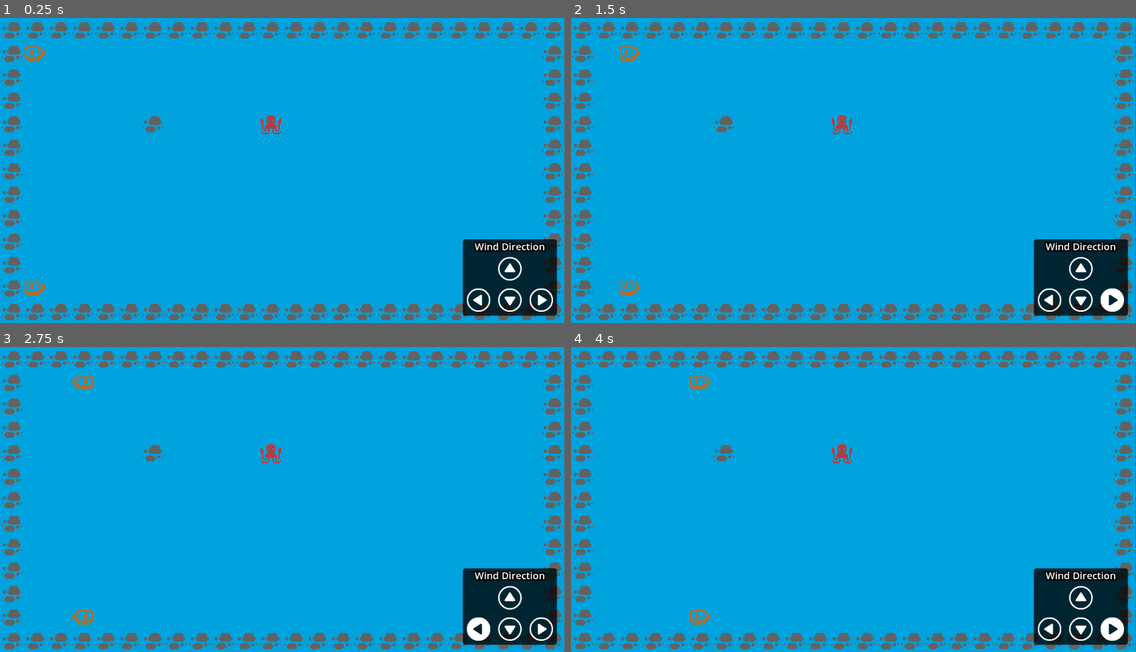
Above: before the commit, frames 1-4 (two rows, left to right).
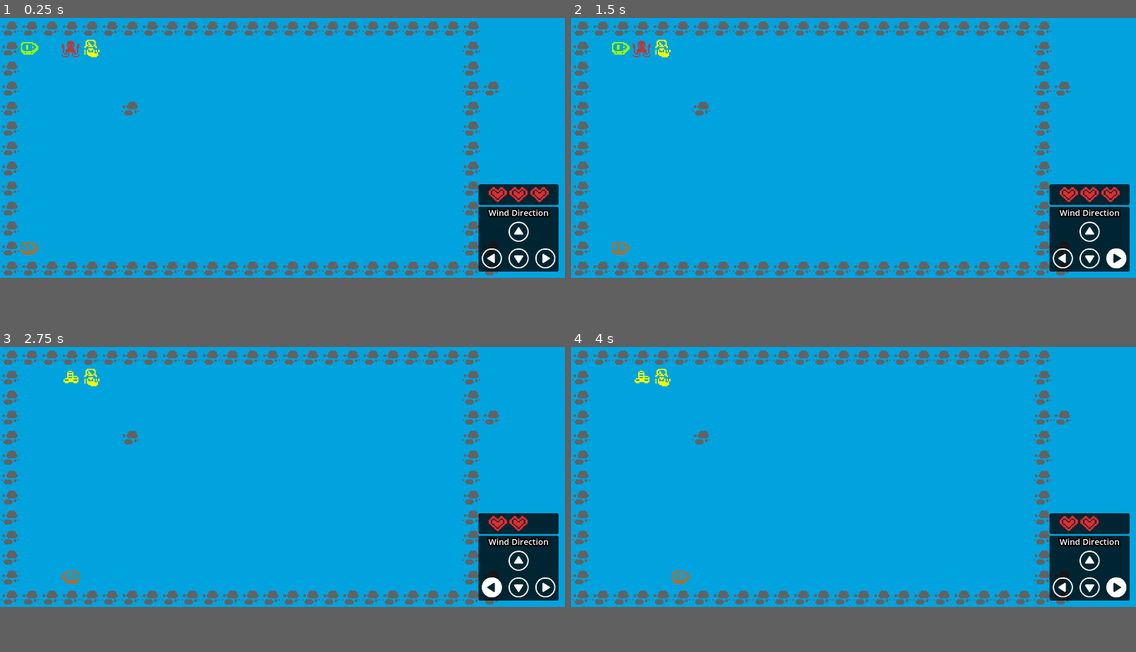
Above: after the commit, the same moments.

Repository: Tmat12/Mini-Jam-155
Game: Godot game, scene res://Scenes/Game.tscn
Two runs of this game, one before a commit and one after it. Both use one fixed random seed, a clock stepped at 60 frames per second and the inputs below.
Inputs (mouse positions are in pixels of both pictures, inside the frame that each line leads up to):
- Up to frame 1 (0.25 s): no input
- Up to frame 2 (1.5 s): tap Enter at 0.5 s; move the mouse to (977, 155) at 0.52 s; hold Right (ui_right) from 0.53 s (still down); click (977, 155) at 0.6 s; tap Space (Jump) at 0.77, 1.25 s; move the mouse to (740, 185) at 1.27 s; click (740, 185) at 1.35 s
- Up to frame 3 (2.75 s): tap Space (Jump) at 1.52 s; move the mouse to (339, 432) at 2.02 s; release Right (ui_right) at 2.03 s; hold Left (ui_left) from 2.03 s (still down); click (339, 432) at 2.1 s
- Up to frame 4 (4 s): tap Enter at 2.75 s; move the mouse to (825, 560) at 2.77 s; release Left (ui_left) at 2.78 s; hold Right (ui_right) from 2.78 s (still down); click (825, 560) at 2.85 s; tap Space (Jump) at 3.02, 3.5, 3.77 s; move the mouse to (1023, 545) at 3.52 s; click (1023, 545) at 3.6 s
In our replay, the window is 799x433 before the commit and 800x369 after it. These sizes can differ from the game's own. Grey fills any space a smaller window leaves; there, only what the larger window draws over its background counts as a difference.

The runs differ from the first frame. In frame 1, 17% of the frame differs, in the area x 0-100%, y 1-100%; in frame 2, 17%; in frame 3, 17%; in frame 4, 17%.

Commit message:
Obstacles disappear when a ship hits them. Added Mermaids and Deliveries. Ships drop deliveries when hitting obstacles. Added health. Mermaids heal you by 1 when hit.

Diff:
--- a/Scenes/Game.tscn
+++ b/Scenes/Game.tscn
@@ -10,9 +10,11 @@
 [ext_resource type="Texture2D" uid="uid://bu1bx6xxhhmxs" path="res://Sprites/switch_up.png" id="7_x8g40"]
 [ext_resource type="Texture2D" uid="uid://cbmgvt5hleepi" path="res://Sprites/switch_left.png" id="8_2065r"]
 [ext_resource type="Texture2D" uid="uid://ts26bm0pt141" path="res://Sprites/switch_right.png" id="9_fh76d"]
+[ext_resource type="Texture2D" uid="uid://pglst2ngg34l" path="res://Sprites/heart3.png" id="10_ou3t4"]
 [ext_resource type="PackedScene" uid="uid://b8lkcdnj1blpi" path="res://Scenes/boat.tscn" id="11_n34qi"]
 [ext_resource type="PackedScene" uid="uid://dbvag52ypk4c4" path="res://Scenes/rock.tscn" id="12_4tsfg"]
 [ext_resource type="Script" path="res://scripts/Obstacle.gd" id="13_yj0rb"]
+[ext_resource type="PackedScene" uid="uid://bk81ivt51fsy2" path="res://Scenes/pickupable.tscn" id="15_4vkld"]
 
 [sub_resource type="StyleBoxFlat" id="StyleBoxFlat_fwnn3"]
 bg_color = Color(0, 0, 0, 0.772549)
@@ -2857,7 +2859,7 @@
 10:19/0/physics_layer_0/linear_velocity = Vector2(0, 0)
 10:19/0/physics_layer_0/angular_velocity = 0.0
 11:19/0 = 0
-11:19/0/modulate = Color(0.631373, 0.415686, 0.239216, 1)
+11:19/0/modulate = Color(0.615686, 1, 0, 1)
 11:19/0/physics_layer_0/linear_velocity = Vector2(0, 0)
 11:19/0/physics_layer_0/angular_velocity = 0.0
 12:19/0 = 0
@@ -3273,14 +3275,15 @@
 [sub_resource type="RectangleShape2D" id="RectangleShape2D_81egp"]
 size = Vector2(14, 13)
 
-[node name="Game" type="Node2D" node_paths=PackedStringArray("down_img", "up_img", "left_img", "right_img")]
+[node name="Game" type="Node2D" node_paths=PackedStringArray("down_img", "up_img", "left_img", "right_img", "health_textures")]
 script = ExtResource("1_wqkxv")
-down_img = NodePath("CanvasLayer/Control/MarginContainer/VBoxContainer/HBoxContainer2/Down")
-up_img = NodePath("CanvasLayer/Control/MarginContainer/VBoxContainer/HBoxContainer/Up")
-left_img = NodePath("CanvasLayer/Control/MarginContainer/VBoxContainer/HBoxContainer2/Left")
-right_img = NodePath("CanvasLayer/Control/MarginContainer/VBoxContainer/HBoxContainer2/Right")
+down_img = NodePath("CanvasLayer/Control/VBoxContainer/MarginContainer/VBoxContainer/HBoxContainer2/Down")
+up_img = NodePath("CanvasLayer/Control/VBoxContainer/MarginContainer/VBoxContainer/HBoxContainer/Up")
+left_img = NodePath("CanvasLayer/Control/VBoxContainer/MarginContainer/VBoxContainer/HBoxContainer2/Left")
+right_img = NodePath("CanvasLayer/Control/VBoxContainer/MarginContainer/VBoxContainer/HBoxContainer2/Right")
 outline_textures = Array[Texture2D]([ExtResource("3_0srqv"), ExtResource("1_y2and"), ExtResource("2_in5os"), ExtResource("4_bjow6")])
 filled_textures = Array[Texture2D]([ExtResource("6_i7nuc"), ExtResource("7_x8g40"), ExtResource("8_2065r"), ExtResource("9_fh76d")])
+health_textures = [NodePath("CanvasLayer/Control/VBoxContainer/MarginContainer2/CenterContainer/HBoxContainer2/Heart1"), NodePath("CanvasLayer/Control/VBoxContainer/MarginContainer2/CenterContainer/HBoxContainer2/Heart2"), NodePath("CanvasLayer/Control/VBoxContainer/MarginContainer2/CenterContainer/HBoxContainer2/Heart3")]
 
 [node name="CanvasLayer" type="CanvasLayer" parent="."]
 
@@ -3292,7 +3295,7 @@
 grow_horizontal = 2
 grow_vertical = 2
 
-[node name="MarginContainer" type="MarginContainer" parent="CanvasLayer/Control"]
+[node name="VBoxContainer" type="VBoxContainer" parent="CanvasLayer/Control"]
 layout_mode = 1
 anchors_preset = 3
 anchor_left = 1.0
@@ -3303,18 +3306,59 @@
 offset_top = -40.0
 grow_horizontal = 0
 grow_vertical = 0
+
+[node name="MarginContainer2" type="MarginContainer" parent="CanvasLayer/Control/VBoxContainer"]
+layout_mode = 2
+theme_override_constants/margin_right = 15
+
+[node name="Panel" type="Panel" parent="CanvasLayer/Control/VBoxContainer/MarginContainer2"]
+custom_minimum_size = Vector2(100, 50)
+layout_mode = 2
+theme_override_styles/panel = SubResource("StyleBoxFlat_fwnn3")
+
+[node name="CenterContainer" type="CenterContainer" parent="CanvasLayer/Control/VBoxContainer/MarginContainer2"]
+layout_mode = 2
+
+[node name="HBoxContainer2" type="HBoxContainer" parent="CanvasLayer/Control/VBoxContainer/MarginContainer2/CenterContainer"]
+custom_minimum_size = Vector2(150, 50)
+layout_mode = 2
+theme_override_constants/separation = 0
+
+[node name="Heart1" type="TextureRect" parent="CanvasLayer/Control/VBoxContainer/MarginContainer2/CenterContainer/HBoxContainer2"]
+modulate = Color(0.921569, 0.176471, 0.188235, 1)
+layout_mode = 2
+texture = ExtResource("10_ou3t4")
+expand_mode = 2
+stretch_mode = 5
+
+[node name="Heart2" type="TextureRect" parent="CanvasLayer/Control/VBoxContainer/MarginContainer2/CenterContainer/HBoxContainer2"]
+modulate = Color(0.921569, 0.176471, 0.188235, 1)
+layout_mode = 2
+texture = ExtResource("10_ou3t4")
+expand_mode = 2
+stretch_mode = 5
+
+[node name="Heart3" type="TextureRect" parent="CanvasLayer/Control/VBoxContainer/MarginContainer2/CenterContainer/HBoxContainer2"]
+modulate = Color(0.921569, 0.176471, 0.188235, 1)
+layout_mode = 2
+texture = ExtResource("10_ou3t4")
+expand_mode = 2
+stretch_mode = 5
+
+[node name="MarginContainer" type="MarginContainer" parent="CanvasLayer/Control/VBoxContainer"]
+layout_mode = 2
 theme_override_constants/margin_right = 15
 theme_override_constants/margin_bottom = 15
 
-[node name="Panel" type="Panel" parent="CanvasLayer/Control/MarginContainer"]
+[node name="Panel" type="Panel" parent="CanvasLayer/Control/VBoxContainer/MarginContainer"]
 layout_mode = 2
 theme_override_styles/panel = SubResource("StyleBoxFlat_fwnn3")
 
-[node name="VBoxContainer" type="VBoxContainer" parent="CanvasLayer/Control/MarginContainer"]
+[node name="VBoxContainer" type="VBoxContainer" parent="CanvasLayer/Control/VBoxContainer/MarginContainer"]
 layout_mode = 2
 theme_override_constants/separation = 0
 
-[node name="Label" type="Label" parent="CanvasLayer/Control/MarginContainer/VBoxContainer"]
+[node name="Label" type="Label" parent="CanvasLayer/Control/VBoxContainer/MarginContainer/VBoxContainer"]
 layout_mode = 2
 theme_override_colors/font_outline_color = Color(0, 0, 0, 1)
 theme_override_constants/outline_size = 13
@@ -3323,28 +3367,28 @@
 horizontal_alignment = 1
 vertical_alignment = 1
 
-[node name="HBoxContainer" type="HBoxContainer" parent="CanvasLayer/Control/MarginContainer/VBoxContainer"]
+[node name="HBoxContainer" type="HBoxContainer" parent="CanvasLayer/Control/VBoxContainer/MarginContainer/VBoxContainer"]
 layout_mode = 2
 
-[node name="Up" type="TextureRect" parent="CanvasLayer/Control/MarginContainer/VBoxContainer/HBoxContainer"]
+[node name="Up" type="TextureRect" parent="CanvasLayer/Control/VBoxContainer/MarginContainer/VBoxContainer/HBoxContainer"]
 layout_mode = 2
 size_flags_horizontal = 3
 texture = ExtResource("1_y2and")
 stretch_mode = 5
 
-[node name="HBoxContainer2" type="HBoxContainer" parent="CanvasLayer/Control/MarginContainer/VBoxContainer"]
+[node name="HBoxContainer2" type="HBoxContainer" parent="CanvasLayer/Control/VBoxContainer/MarginContainer/VBoxContainer"]
 layout_mode = 2
 theme_override_constants/separation = 0
 
-[node name="Left" type="TextureRect" parent="CanvasLayer/Control/MarginContainer/VBoxContainer/HBoxContainer2"]
+[node name="Left" type="TextureRect" parent="CanvasLayer/Control/VBoxContainer/MarginContainer/VBoxContainer/HBoxContainer2"]
 layout_mode = 2
 texture = ExtResource("2_in5os")
 
-[node name="Down" type="TextureRect" parent="CanvasLayer/Control/MarginContainer/VBoxContainer/HBoxContainer2"]
+[node name="Down" type="TextureRect" parent="CanvasLayer/Control/VBoxContainer/MarginContainer/VBoxContainer/HBoxContainer2"]
 layout_mode = 2
 texture = ExtResource("3_0srqv")
 
-[node name="Right" type="TextureRect" parent="CanvasLayer/Control/MarginContainer/VBoxContainer/HBoxContainer2"]
+[node name="Right" type="TextureRect" parent="CanvasLayer/Control/VBoxContainer/MarginContainer/VBoxContainer/HBoxContainer2"]
 layout_mode = 2
 texture = ExtResource("4_bjow6")
 
@@ -3362,6 +3406,7 @@
 layer_0/tile_data = PackedInt32Array(851968, 327680, 2, 851969, 327680, 2, 851970, 327680, 2, 851971, 327680, 2, 851972 …(3181 unchanged characters)…
 
 [node name="Boat" parent="." instance=ExtResource("11_n34qi")]
+has_package = true
 
 [node name="Rock" parent="." instance=ExtResource("12_4tsfg")]
 position = Vector2(313, 217)
@@ -3373,7 +3418,7 @@
 position = Vector2(72, 552)
 
 [node name="Obstacle" type="Area2D" parent="." node_paths=PackedStringArray("sprite")]
-position = Vector2(553, 217)
+position = Vector2(169, 73)
 scale = Vector2(3, 3)
 script = ExtResource("13_yj0rb")
 sprite = NodePath("Sprite2D")
@@ -3389,5 +3434,7 @@
 position = Vector2(0, 0.5)
 shape = SubResource("RectangleShape2D_81egp")
 
+[node name="Pickupable" parent="." instance=ExtResource("15_4vkld")]
+
 [connection signal="timeout" from="Timer" to="." method="_on_timer_timeout"]
 [connection signal="body_entered" from="Obstacle" to="Obstacle" method="_on_body_entered"]
--- /dev/null
+++ b/Scenes/pickupable.tscn
@@ -0,0 +1,26 @@
+[gd_scene load_steps=4 format=3 uid="uid://bk81ivt51fsy2"]
+
+[ext_resource type="Script" path="res://Scripts/Pickupable.gd" id="1_vh2lu"]
+[ext_resource type="Texture2D" uid="uid://c5fhaoqp6dk86" path="res://Sprites/monochrome-transparent.png" id="2_3yrsb"]
+
+[sub_resource type="RectangleShape2D" id="RectangleShape2D_uward"]
+size = Vector2(34, 37)
+
+[node name="Pickupable" type="Area2D" node_paths=PackedStringArray("sprite")]
+position = Vector2(217, 73)
+script = ExtResource("1_vh2lu")
+sprite = NodePath("Sprite2D")
+
+[node name="Sprite2D" type="Sprite2D" parent="."]
+modulate = Color(1, 1, 0, 1)
+scale = Vector2(3, 3)
+texture = ExtResource("2_3yrsb")
+hframes = 49
+vframes = 22
+frame = 472
+
+[node name="CollisionShape2D" type="CollisionShape2D" parent="."]
+position = Vector2(3, 0.5)
+shape = SubResource("RectangleShape2D_uward")
+
+[connection signal="body_entered" from="." to="." method="_on_body_entered"]
--- a/Scripts/Boat.gd
+++ b/Scripts/Boat.gd
@@ -6,7 +6,7 @@
 @export var up_texture : Sprite2D
 @export var down_texture : Sprite2D
 
-
+@export var has_package = false
 
 # Number of pixels to move the ship
 var grid_pixels = 48
@@ -39,6 +39,11 @@
 		horizontal_texture.visible = true
 		horizontal_texture.flip_h = false
 
+	if has_package:
+		horizontal_texture.modulate = Color("9dff00")
+		up_texture.modulate = Color("9dff00")
+		down_texture.modulate = Color("9dff00")
+
 func reset_textures():
 	horizontal_texture.visible = false
 	up_texture.visible = false
--- a/Scripts/Obstacle.gd
+++ b/Scripts/Obstacle.gd
@@ -1,5 +1,7 @@
 extends Area2D
 @export var sprite: Sprite2D
+
+var delivery = preload("res://Scenes/pickupable.tscn")
 
 
 var rng = RandomNumberGenerator.new()
@@ -17,13 +19,16 @@
 		sprite.modulate = Color("005475")
 
 
-
 # Called every frame. 'delta' is the elapsed time since the previous frame.
 func _process(delta):
 	pass
 
-
-
-
 func _on_body_entered(body):
 	body.queue_free()
+	GameData.health -= 1
+	if body.has_package:
+		var dropped_delivery = delivery.instantiate()
+		dropped_delivery.Type = "Delivery"
+		dropped_delivery.position = position
+		get_tree().root.add_child(dropped_delivery)
+	queue_free()
--- /dev/null
+++ b/Scripts/Pickupable.gd
@@ -0,0 +1,22 @@
+extends Area2D
+
+@export var Type = "Health"
+@export var sprite : Node
+
+func _ready():
+	if Type == "Health":
+		sprite.frame_coords.x = 31
+		sprite.frame_coords.y = 9
+	elif Type == "Delivery":
+		sprite.frame_coords.x = 41
+		sprite.frame_coords.y = 4
+
+func _on_body_entered(body):
+	if Type == "Health":
+		if GameData.health < 3:
+			GameData.health += 1
+			queue_free()
+	elif Type == "Delivery":
+		if not body.has_package:
+			body.has_package = true
+			queue_free()
--- a/Scripts/SeaManager.gd
+++ b/Scripts/SeaManager.gd
@@ -9,6 +9,9 @@
 @export_category("Direction Textures")
 @export var outline_textures : Array[Texture2D]
 @export var filled_textures : Array[Texture2D]
+
+@export_category("Health Textures")
+@export var health_textures : Array[Control]
 
 # Called every frame. 'delta' is the elapsed time since the previous frame.
 func _process(delta):
@@ -29,6 +32,18 @@
 		right_img.texture = filled_textures[3]
 		GameData.wind_changed = true
 
+	# Manage Health
+	if GameData.health == 3:
+		health_textures[2].visible = true
+	if GameData.health == 2:
+		health_textures[1].visible = true
+		health_textures[2].visible = false
+	if GameData.health == 1:
+		health_textures[0].visible = true
+		health_textures[1].visible = false
+	if GameData.health == 0:
+		health_textures[0].visible = false
+
 func reset_wind(new_wind_dir):
 	GameData.wind_dir = new_wind_dir
 	down_img.texture = outline_textures[0]
--- a/Scripts/game_data.gd
+++ b/Scripts/game_data.gd
@@ -3,3 +3,8 @@
 var wind_dir = "None"
 
 var wind_changed = false
+
+var health
+
+func _ready():
+	health = 3
--- a/project.godot
+++ b/project.godot
@@ -12,7 +12,7 @@
 
 config/name="Mini Jam 155: Wind"
 run/main_scene="res://Scenes/Game.tscn"
-config/features=PackedStringArray("4.2", "GL Compatibility")
+config/features=PackedStringArray("4.1", "GL Compatibility")
 config/icon="res://icon.svg"
 
 [autoload]
@@ -21,6 +21,7 @@
 
 [display]
 
+window/size/viewport_width=1352
 window/size/viewport_height=624
 
 [input]
Not shown: 1 places in Scenes/Game.tscn that only renumber resources
Binary file added: Sprites/heart1.png
Not shown, added: Sprites/heart1.png.import
Binary file added: Sprites/heart2.png
Not shown, added: Sprites/heart2.png.import
Binary file added: Sprites/heart3.png
Not shown, added: Sprites/heart3.png.import
